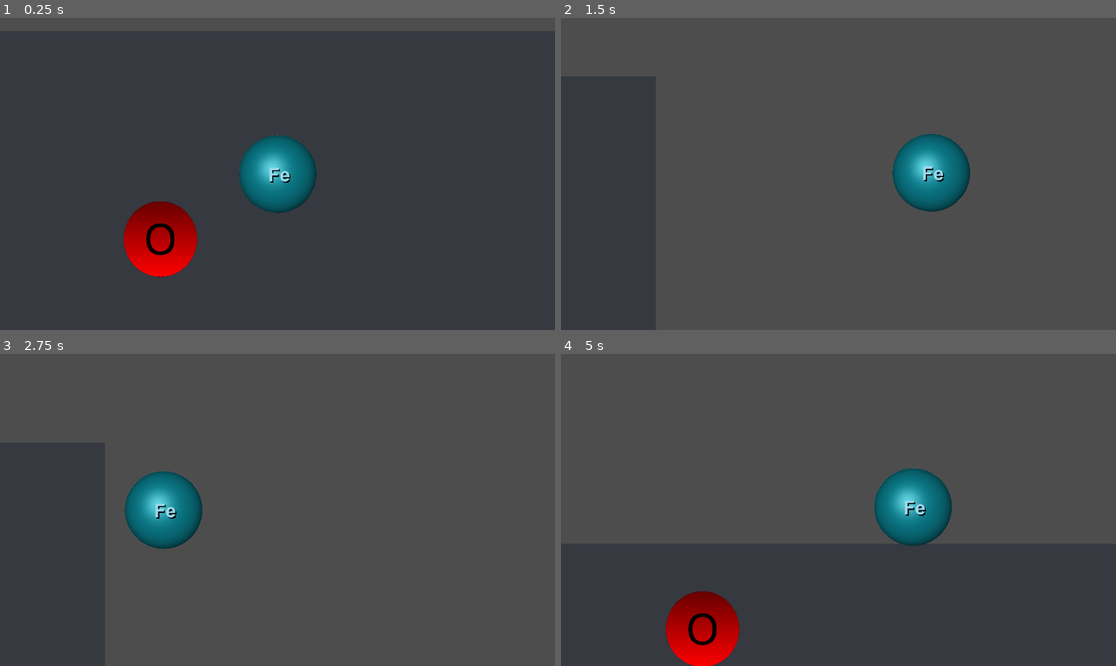
Above: before the commit, frames 1-4 (two rows, left to right).
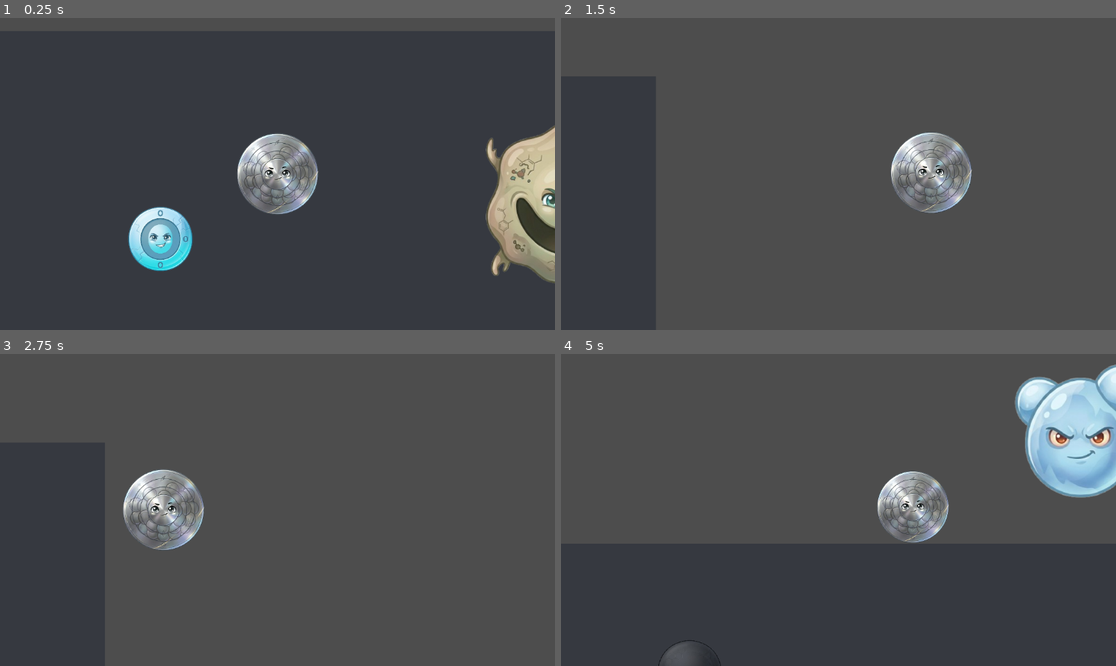
Above: after the commit, the same moments.

Repository: NileKnight1/fe-simulator
Game: Godot game, scene res://scenes/game.tscn
Same seed, same stepped clock (60 frames per second), same inputs: the game is played once before the commit and once after it.
Inputs:
- Up to frame 1 (0.25 s): no input
- Up to frame 2 (1.5 s): tap Enter at 0.5 s; hold Shift (sprint) 0.53-1.28 s; hold Right (right) from 0.53 s (still down); tap W (up) at 0.77 s; tap Alt at 1.35 s
- Up to frame 3 (2.75 s): tap W (up) at 1.52 s; release Right (right) at 2.03 s; hold Left (left) from 2.03 s (still down); hold Shift (sprint) from 2.03 s (still down)
- Up to frame 4 (5 s): release Shift (sprint) at 2.78 s; tap Alt at 2.85, 4.35 s; tap W (up) at 3.02, 3.77, 4.52 s; hold Shift (sprint) 3.53-4.28 s; release Left (left) at 4.28 s; hold Right (right) from 4.28 s (still down)

The runs differ from the first frame. In frame 1, 9.8% of the frame differs, in the area x 22-100%, y 34-86%; in frame 2, 2.9%; in frame 3, 2.9%; in frame 4, 11%, in the area x 17-100%, y 3-100%.

Commit message:
added more objects to react with, still putting bases of the game

Diff:
--- a/scenes/game.tscn
+++ b/scenes/game.tscn
@@ -3,10 +3,15 @@
 [ext_resource type="Texture2D" uid="uid://bv6b3v4afw60r" path="res://assets/walls.png" id="1_lnu2h"]
 [ext_resource type="Script" uid="uid://804wo5hxbsop" path="res://scripts/game.gd" id="1_p57ef"]
 [ext_resource type="Script" uid="uid://c62tjb4o7dyij" path="res://scripts/player.gd" id="1_yqjtg"]
-[ext_resource type="Texture2D" uid="uid://cdpqg03jqkor5" path="res://assets/Iron-3D-vdW.png" id="3_iywne"]
-[ext_resource type="Script" uid="uid://b7r1b4m46cxfr" path="res://scripts/bot.gd" id="4_lbhrr"]
-[ext_resource type="Texture2D" uid="uid://dbl7xpkh5ioop" path="res://assets/Oxygen_atom.svg.png" id="5_p57ef"]
-[ext_resource type="Texture2D" uid="uid://ba25nipmedkh5" path="res://assets/Carbon_atom.svg.png" id="7_u5sy4"]
+[ext_resource type="Texture2D" uid="uid://d36q57vish6b8" path="res://assets/ir1.png" id="4_gee14"]
+[ext_resource type="Script" uid="uid://b7r1b4m46cxfr" path="res://scripts/picked.gd" id="4_lbhrr"]
+[ext_resource type="Texture2D" uid="uid://j0bxik32q2ud" path="res://assets/oxygen1.png" id="6_p57ef"]
+[ext_resource type="Texture2D" uid="uid://vi0wwdqnsfom" path="res://assets/carbon.png" id="7_gee14"]
+[ext_resource type="Texture2D" uid="uid://co3ng1kj6stqy" path="res://assets/hemo.png" id="8_gee14"]
+[ext_resource type="Texture2D" uid="uid://b6f6rxg5ccryc" path="res://assets/chromium.png" id="9_0tnpc"]
+[ext_resource type="Texture2D" uid="uid://db20jtcgmt17h" path="res://assets/macrophage.png" id="10_vtaks"]
+[ext_resource type="Texture2D" uid="uid://dqy65x7l65j1h" path="res://assets/hcl.png" id="11_kvpfn"]
+[ext_resource type="Texture2D" uid="uid://bgrd42lrow0of" path="res://assets/water.png" id="12_dinhu"]
 
 [sub_resource type="TileSetAtlasSource" id="TileSetAtlasSource_lbhrr"]
 texture = ExtResource("1_lnu2h")
@@ -38,6 +43,10 @@
 
 [sub_resource type="CircleShape2D" id="CircleShape2D_lbhrr"]
 
+[sub_resource type="CapsuleShape2D" id="CapsuleShape2D_kvuet"]
+radius = 10.6090765
+height = 42.890167
+
 [node name="game" type="Node2D" unique_id=1594935208]
 script = ExtResource("1_p57ef")
 
@@ -47,86 +56,136 @@
 
 [node name="player" type="CharacterBody2D" parent="." unique_id=833614243]
 position = Vector2(81, -45)
-scale = Vector2(2.6841145, 2.6841145)
+scale = Vector2(4.3101068, 4.3101068)
 script = ExtResource("1_yqjtg")
 
 [node name="Sprite2D" type="Sprite2D" parent="player" unique_id=318384035]
 rotation = 3.1415927
 scale = Vector2(-0.036800735, -0.036800735)
-texture = ExtResource("3_iywne")
+texture = ExtResource("4_gee14")
 
 [node name="CollisionShape2D" type="CollisionShape2D" parent="player" unique_id=250452460]
+scale = Vector2(0.6476333, 0.6476333)
 shape = SubResource("CircleShape2D_lbhrr")
 
 [node name="Camera2D" type="Camera2D" parent="player" unique_id=1911901642]
 zoom = Vector2(3, 3)
 position_smoothing_enabled = true
 
-[node name="bot" type="Area2D" parent="." unique_id=1710363263]
-scale = Vector2(2.6841145, 2.6841145)
+[node name="atom" type="Area2D" parent="." unique_id=1710363263]
+scale = Vector2(2.2241483, 2.2241483)
 script = ExtResource("4_lbhrr")
 
-[node name="Sprite2D" type="Sprite2D" parent="bot" unique_id=2096496165]
-rotation = -3.1415927
-scale = Vector2(0.019978179, 0.019978179)
-texture = ExtResource("5_p57ef")
+[node name="oxygen" type="Sprite2D" parent="atom" unique_id=2096496165]
+rotation = -6.2831855
+scale = Vector2(0.057210803, 0.057210803)
+texture = ExtResource("6_p57ef")
 
-[node name="CollisionShape2D" type="CollisionShape2D" parent="bot" unique_id=1726154474]
+[node name="CollisionShape2D" type="CollisionShape2D" parent="atom" unique_id=1726154474]
 shape = SubResource("CircleShape2D_lbhrr")
 
-[node name="bot2" type="Area2D" parent="." unique_id=572895328]
-position = Vector2(-192, -85)
-scale = Vector2(2.6841145, 2.6841145)
+[node name="atom2" type="Area2D" parent="." unique_id=1175900785]
+position = Vector2(-272, 96)
+scale = Vector2(2.2241483, 2.2241483)
 script = ExtResource("4_lbhrr")
 
-[node name="Sprite2D" type="Sprite2D" parent="bot2" unique_id=964656087]
-rotation = -3.1415927
-scale = Vector2(0.019978179, 0.019978179)
-texture = ExtResource("5_p57ef")
+[node name="hemo" type="Sprite2D" parent="atom2" unique_id=1105412441]
+rotation = -6.2831855
+scale = Vector2(0.057210803, 0.057210803)
+texture = ExtResource("8_gee14")
 
-[node name="CollisionShape2D" type="CollisionShape2D" parent="bot2" unique_id=1417893683]
+[node name="CollisionShape2D" type="CollisionShape2D" parent="atom2" unique_id=115724314]
 shape = SubResource("CircleShape2D_lbhrr")
 
-[node name="bot3" type="Area2D" parent="." unique_id=1509917839]
-position = Vector2(-183, 20)
-scale = Vector2(2.6841145, 2.6841145)
+[node name="atom3" type="Area2D" parent="." unique_id=1213115285]
+position = Vector2(-201, -55)
+scale = Vector2(2.2241483, 2.2241483)
 script = ExtResource("4_lbhrr")
 
-[node name="Sprite2D" type="Sprite2D" parent="bot3" unique_id=823446587]
-rotation = -3.1415927
-scale = Vector2(0.019978179, 0.019978179)
-texture = ExtResource("5_p57ef")
+[node name="carbon" type="Sprite2D" parent="atom3" unique_id=1177473555]
+rotation = -6.2831855
+scale = Vector2(0.057210803, 0.057210803)
+texture = ExtResource("7_gee14")
 
-[node name="CollisionShape2D" type="CollisionShape2D" parent="bot3" unique_id=1738125979]
+[node name="CollisionShape2D" type="CollisionShape2D" parent="atom3" unique_id=28390225]
 shape = SubResource("CircleShape2D_lbhrr")
 
-[node name="bot4" type="Area2D" parent="." unique_id=2022584524]
-position = Vector2(137, 95)
-scale = Vector2(2.6841145, 2.6841145)
+[node name="atom4" type="Area2D" parent="." unique_id=105515761]
+position = Vector2(37, 107)
+scale = Vector2(2.2241483, 2.2241483)
 script = ExtResource("4_lbhrr")
 
-[node name="Sprite2D" type="Sprite2D" parent="bot4" unique_id=1058106997]
-rotation = -3.1415927
-scale = Vector2(0.019978179, 0.019978179)
-texture = ExtResource("5_p57ef")
+[node name="chromium" type="Sprite2D" parent="atom4" unique_id=1311285752]
+rotation = -6.2831855
+scale = Vector2(0.057210803, 0.057210803)
+texture = ExtResource("9_0tnpc")
 
-[node name="CollisionShape2D" type="CollisionShape2D" parent="bot4" unique_id=1013137925]
+[node name="CollisionShape2D" type="CollisionShape2D" parent="atom4" unique_id=1768415957]
 shape = SubResource("CircleShape2D_lbhrr")
 
-[node name="bot5" type="Area2D" parent="." unique_id=950949586]
-position = Vector2(-93, 128)
-scale = Vector2(1.6461616, 1.6461616)
+[node name="object5" type="Area2D" parent="." unique_id=929104566]
+position = Vector2(282, -24.999996)
+scale = Vector2(5.5590186, 5.5590186)
 script = ExtResource("4_lbhrr")
 
-[node name="Sprite2D" type="Sprite2D" parent="bot5" unique_id=1316477600]
-scale = Vector2(0.019978179, 0.019978179)
-texture = ExtResource("7_u5sy4")
+[node name="macrophage" type="Sprite2D" parent="object5" unique_id=2036974573]
+rotation = -6.2831855
+scale = Vector2(0.057210803, 0.057210803)
+texture = ExtResource("10_vtaks")
 
-[node name="CollisionShape2D" type="CollisionShape2D" parent="bot5" unique_id=2142413219]
+[node name="CollisionShape2D" type="CollisionShape2D" parent="object5" unique_id=462307840]
 shape = SubResource("CircleShape2D_lbhrr")
 
-[connection signal="body_entered" from="bot" to="bot" method="_on_body_entered"]
-[connection signal="body_entered" from="bot2" to="bot2" method="_on_body_entered"]
-[connection signal="body_entered" from="bot3" to="bot3" method="_on_body_entered"]
-[connection signal="body_entered" from="bot4" to="bot4" method="_on_body_entered"]
-[connection signal="body_entered" from="bot5" to="bot5" method="_on_body_entered"]
+[node name="object6" type="Area2D" parent="." unique_id=1404891409]
+position = Vector2(-152.99994, -217.99998)
+scale = Vector2(5.5590186, 5.5590186)
+script = ExtResource("4_lbhrr")
+
+[node name="hcl" type="Sprite2D" parent="object6" unique_id=12153245]
+rotation = -6.2831855
+scale = Vector2(0.057210803, 0.057210803)
+texture = ExtResource("11_kvpfn")
+
+[node name="CollisionShape2D" type="CollisionShape2D" parent="object6" unique_id=1884692481]
+shape = SubResource("CircleShape2D_lbhrr")
+
+[node name="object7" type="Area2D" parent="." unique_id=311615002]
+position = Vector2(68.999985, -217.99998)
+scale = Vector2(5.5590186, 5.5590186)
+script = ExtResource("4_lbhrr")
+
+[node name="water" type="Sprite2D" parent="object7" unique_id=1566569879]
+rotation = -6.2831855
+scale = Vector2(0.06793145, 0.06793145)
+texture = ExtResource("12_dinhu")
+
+[node name="CollisionShape2D" type="CollisionShape2D" parent="object7" unique_id=1243314307]
+position = Vector2(0.1798906, 0.7195487)
+scale = Vector2(-0.5765052, 0.3019789)
+shape = SubResource("CapsuleShape2D_kvuet")
+
+[node name="CollisionShape2D2" type="CollisionShape2D" parent="object7" unique_id=1447930907]
+position = Vector2(-2.878203, -2.8782086)
+rotation = 0.7018492
+scale = Vector2(-0.47308415, 0.1377876)
+shape = SubResource("CapsuleShape2D_kvuet")
+
+[node name="CollisionShape2D3" type="CollisionShape2D" parent="object7" unique_id=196860148]
+position = Vector2(3.5977607, -4.1374235)
+rotation = 2.274401
+scale = Vector2(-0.47308415, 0.1377876)
+shape = SubResource("CapsuleShape2D_kvuet")
+
+[node name="CollisionShape2D4" type="CollisionShape2D" parent="object7" unique_id=1666786760]
+position = Vector2(-0.35977328, -1.9787694)
+rotation = 1.5861547
+scale = Vector2(-0.47308415, 0.1377876)
+shape = SubResource("CapsuleShape2D_kvuet")
+
+[connection signal="body_entered" from="atom" to="atom" method="_on_body_entered"]
+[connection signal="body_entered" from="atom2" to="atom2" method="_on_body_entered"]
+[connection signal="body_entered" from="atom3" to="atom3" method="_on_body_entered"]
+[connection signal="body_entered" from="atom4" to="atom4" method="_on_body_entered"]
+[connection signal="body_entered" from="object5" to="object5" method="_on_body_entered"]
+[connection signal="body_entered" from="object6" to="object6" method="_on_body_entered"]
+[connection signal="body_entered" from="object7" to="object7" method="_on_body_entered"]
--- a/scripts/game.gd
+++ b/scripts/game.gd
@@ -3,17 +3,79 @@
 
 @onready var player = $player
 
-func _ready() -> void:
-	pass # Replace with function body.
+var toHemo = 0
+var chromium_alloy = 0
+
+func picked(atom):
+	match atom:
+		"oxygen":
+			oxygen()
+		"carbon":
+			carbon()
+		"hemo":
+			hemo()
+		"chromium":
+			chromium()
+		"macrophage":
+			macrophage()
+		"hcl":
+			hcl()
+		"water":
+			water()
+
+func oxygen():
+	if toHemo:
+		player.scale.x += 0.1
+		player.scale.y += 0.1
+
+	else:
+		if chromium_alloy: return
+
+		global.player_speed = 150
+		global.player_boost = 1.25
+		player.health -= 15
+		player.get_child(0).texture = load("res://assets/ir2.png")
+		await get_tree().create_timer(3.0).timeout
+		global.player_speed = 300
+		global.player_boost = 1.25
+		player.get_child(0).texture = load("res://assets/ir1.png")
+
+func carbon():
+	player.health += 10
 
 
-# Called every frame. 'delta' is the elapsed time since the previous frame.
-func _process(delta: float) -> void:
-	pass
+func hemo():
+	toHemo = 1
+	player.get_child(0).texture = load("res://assets/rbc.png")
+	player.get_child(1).scale = Vector2(0.585, 0.585)
 
-func oxygen():
-	global.player_speed -= 50
-	global.player_boost -= 0.15
+func chromium():
+	player.get_child(0).texture = load("res://assets/ir3.png")
+	chromium_alloy = 1
+	await get_tree().create_timer(10.0).timeout
+	player.get_child(0).texture = load("res://assets/ir1.png")
 
-func carbon():
-	pass
+	chromium_alloy = 0
+
+func macrophage():
+	if toHemo:
+		player.get_child(0).texture = load("res://assets/ir1.png")
+
+func hcl():
+	player.scale.x -= 0.5
+	player.scale.y -= 0.5
+
+func water():
+	if toHemo:
+		pass
+	else:
+		if chromium_alloy: return
+
+		global.player_speed = 150
+		global.player_boost = 1.25
+		player.health -= 15
+		player.get_child(0).texture = load("res://assets/ir2.png")
+		await get_tree().create_timer(10.0).timeout
+		global.player_speed = 300
+		global.player_boost = 1.25
+		player.get_child(0).texture = load("res://assets/ir1.png")
--- a/scripts/bot.gd
+++ b/scripts/picked.gd
@@ -5,4 +5,4 @@
 
 func _on_body_entered(body: Node2D) -> void:
 	self.queue_free()
-	game.oxygen()
+	game.picked(self.get_child(0).name)
--- a/scripts/player.gd
+++ b/scripts/player.gd
@@ -5,7 +5,7 @@
 
 
 var no_move = 0
-
+var health = 50
 
 func _physics_process(delta: float) -> void:
 	var SPEED = global.player_speed
Binary file removed: assets/Carbon_atom.svg.png
Binary file removed: assets/Iron-3D-vdW.png
Binary file removed: assets/Oxygen_atom.svg.png
Binary file added: assets/carbon.png
Not shown, added: assets/carbon.png.import
Binary file added: assets/chromium.png
Not shown, added: assets/chromium.png.import
Binary file removed: assets/circl.png
Binary file added: assets/hcl.png
Not shown, added: assets/hcl.png.import
Binary file added: assets/hemo.png
Not shown, added: assets/hemo.png.import
(and 17 more such lines)
